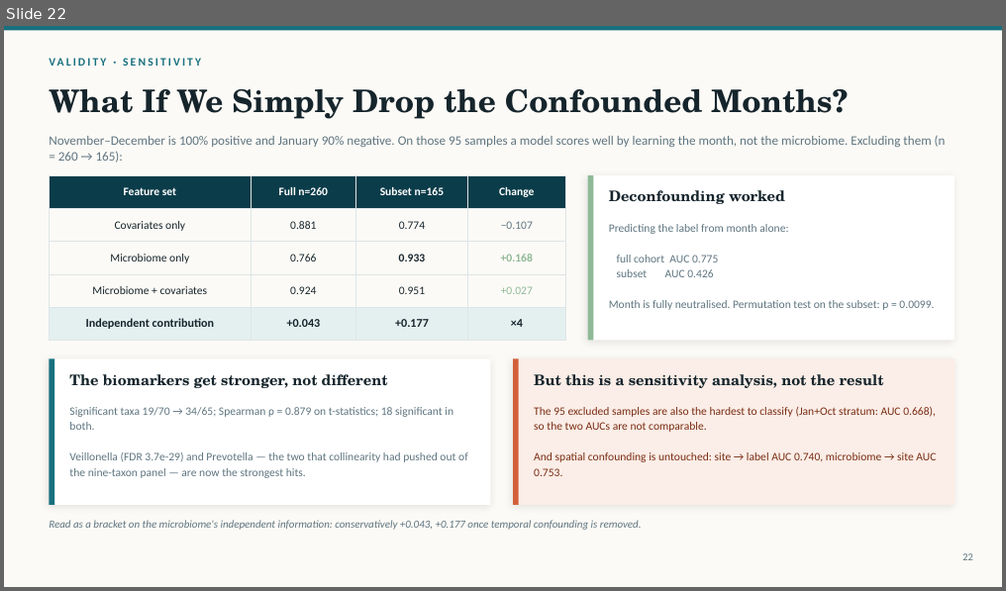
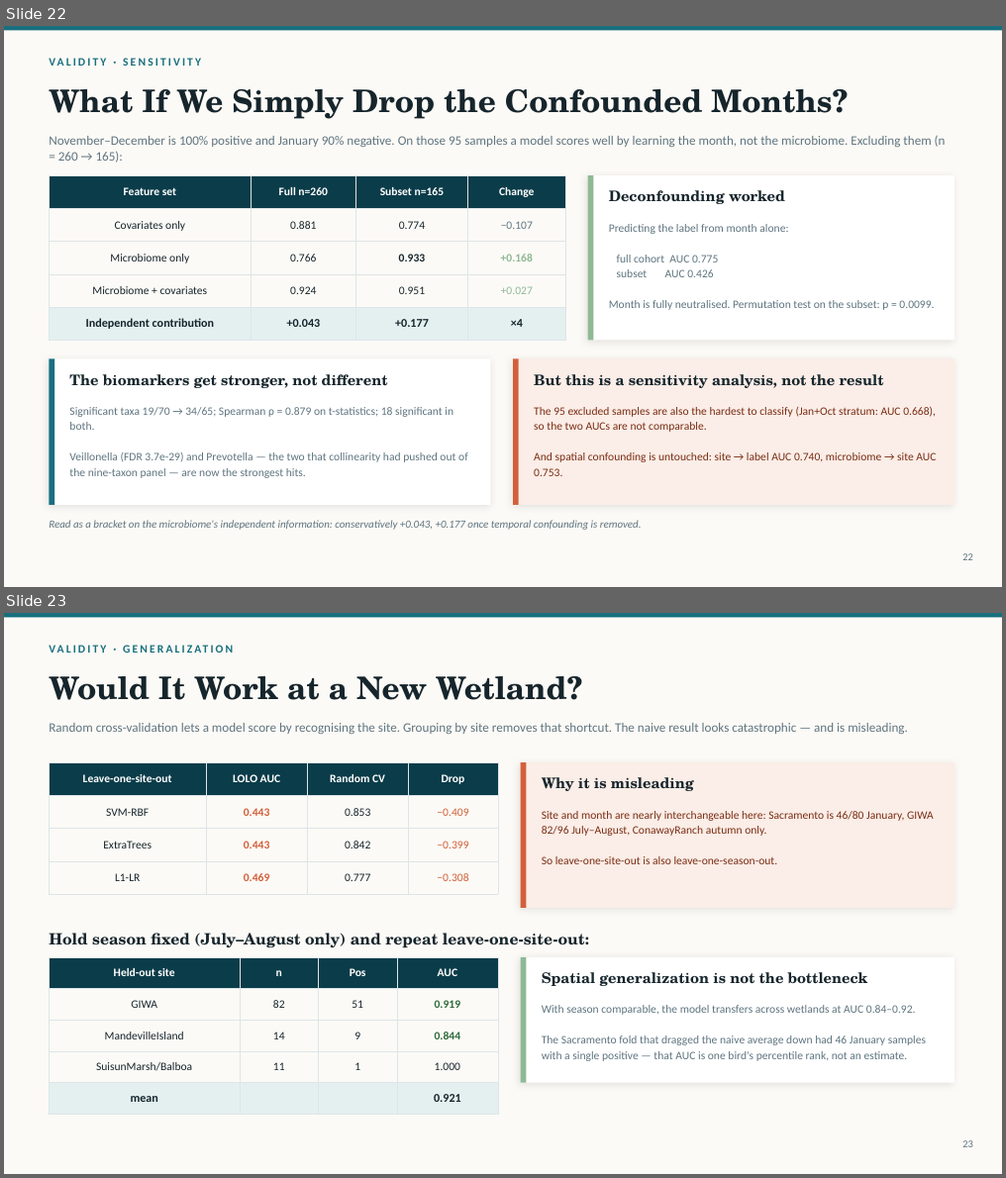
Before and after one commit to pengsihua2023/Christina-machine-learning-project, a slide deck: slides/Influenza_Microbiome_ML_Overview.pptx. Shown one above the other, each under a label of ours: slide 22 before the commit, slides 22 and 23 after it. The pictures are 1006x591 and 1006x1178 pixels, drawn with LibreOffice and Linux fonts; fonts in the diff are those of the drawing. Boxes give left, top, right and bottom in pixels: in the first picture for what was removed or moved away, otherwise in the second. Text is boxed around its words. In the diff, an @@ line names an element or a change of style, - is before the commit and + after.

```diff
--- a/slides/Influenza_Microbiome_ML_Overview.pptx
+++ b/slides/Influenza_Microbiome_ML_Overview.pptx
@@ slide 23 added at (x1=4, y1=613, x2=1002, y2=1174), background #FCFAF6 @@
@@ rectangle added at (x1=4, y1=613, x2=1002, y2=618), fill #18707F @@
@@ text added at (x1=49, y1=639, x2=648, y2=660), 11 pt, text #18707F, bold @@
+VALIDITY · GENERALIZATION
@@ text added at (x1=49, y1=676, x2=582, y2=700), 30 pt, text #16252C, bold @@
+Would It Work at a New Wetland?
@@ text added at (x1=49, y1=723, x2=908, y2=734), 12.5 pt, text #5F7580 @@
+Random cross-validation lets a model score by recognising the site. Grouping by site removes that shortcut. The naive result looks catastrophic — and is misleading.
@@ table added at (x1=49, y1=762, x2=498, y2=885), 4 rows, 4 columns @@
+Leave-one-site-out | LOLO AUC | Random CV | Drop
+SVM-RBF | 0.443 | 0.853 | −0.409
+ExtraTrees | 0.443 | 0.842 | −0.399
+L1-LR | 0.469 | 0.777 | −0.308
@@ rectangle added at (x1=521, y1=762, x2=954, y2=908), fill #FBEDE7 @@
@@ rectangle added at (x1=521, y1=762, x2=526, y2=908), fill #D2603A @@
@@ text added at (x1=542, y1=777, x2=694, y2=791), 14 pt, text #16252C, bold @@
+Why it is misleading
@@ text added at (x1=542, y1=811, x2=934, y2=864), 11 pt, text #7A2E14 @@
+Site and month are nearly interchangeable here: Sacramento is 46/80 January, GIWA 82/96 July–August, ConawayRanch autumn only.
+So leave-one-site-out is also leave-one-season-out.
@@ text added at (x1=49, y1=933, x2=589, y2=949), 15 pt, text #16252C, bold @@
+Hold season fixed (July–August only) and repeat leave-one-site-out:
@@ table added at (x1=49, y1=958, x2=498, y2=1106), 5 rows, 4 columns @@
+Held-out site | n | Pos | AUC
+GIWA | 82 | 51 | 0.919
+MandevilleIsland | 14 | 9 | 0.844
+SuisunMarsh/Balboa | 11 | 1 | 1.000
+mean |  |  | 0.921
@@ rectangle added at (x1=521, y1=958, x2=954, y2=1083), fill #FFFFFF @@
@@ rectangle added at (x1=521, y1=958, x2=526, y2=1083), fill #8FB996 @@
@@ text added at (x1=542, y1=972, x2=868, y2=986), 14 pt, text #16252C, bold @@
+Spatial generalization is not the bottleneck
@@ text added at (x1=542, y1=1005, x2=926, y2=1061), 11 pt, text #5F7580 @@
+With season comparable, the model transfers across wetlands at AUC 0.84–0.92.
+The Sacramento fold that dragged the naive average down had 46 January samples with a single positive — that AUC is one bird's percentile rank, not an estimate.
@@ text added at (x1=962, y1=1141, x2=973, y2=1148), 10 pt, text #5F7580 @@
+23
```
Also in this commit, not shown: 6 slides changed, 13 other files.
